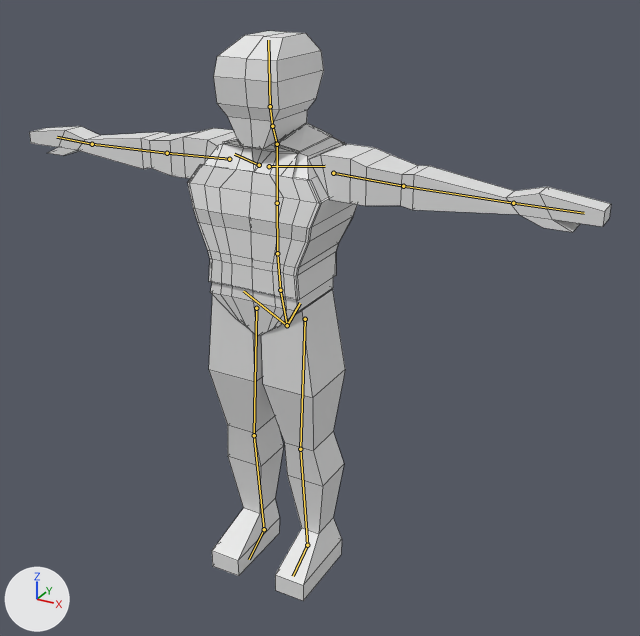
Renders of the Blender file blender files/player_man.blend from each side of a commit.
Both versions are drawn from a camera (50 mm lens) standing at (2.26, -3.66, 3.45) and looking at (0.18, 0.12, 1.56). Every picture has the same lights, and +X, +Y and +Z are marked at lower left. The bones that bend it are drawn over the model as lines. Mesh edges are drawn as thin lines.
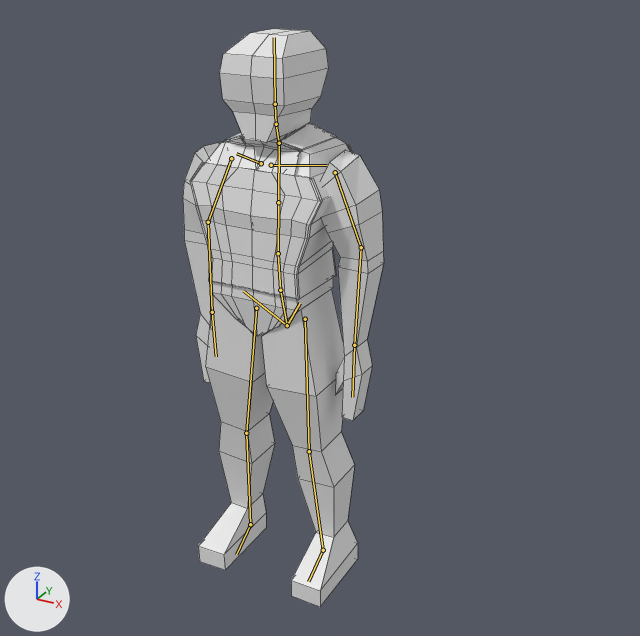
The newer file adds an action. The first version stands in its rest pose; the second is drawn at frame 20 of the action 'metarigAction.001'.

What differs and where, as boxes (x1, y1, x2, y2) in the pictures (640 x 636 px):
'Cube', posed (65% narrower): before (29, 123, 611, 601); after (183, 123, 384, 607)
'Cube.001', posed: before (214, 31, 324, 149); after (220, 29, 329, 142)
bone 'spine.001', root to tip: before (280, 290) to (277, 253); after (280, 290) to (278, 253)
bone 'spine.004', root to tip: before (277, 144) to (272, 126); after (279, 143) to (276, 124)
bone 'spine.006', root to tip: before (270, 106) to (268, 40); after (275, 104) to (274, 37)
bone 'upper_arm.L', root to tip: before (333, 173) to (403, 186); after (335, 172) to (361, 247)
bone 'forearm.L', root to tip: before (403, 186) to (513, 203); after (361, 247) to (354, 345)
bone 'upper_arm.R', root to tip: before (229, 159) to (167, 153); after (231, 158) to (208, 222)
bone 'forearm.R', root to tip: before (167, 153) to (92, 144); after (208, 222) to (212, 312)
bone 'thigh.L', root to tip: before (305, 319) to (300, 449); after (305, 319) to (309, 451)
bone 'foot.L', root to tip: before (307, 545) to (293, 576); after (323, 550) to (308, 581)
bone 'thigh.R', root to tip: before (256, 308) to (254, 435); after (256, 308) to (246, 433)
bone 'foot.R', root to tip: before (264, 529) to (249, 559); after (250, 524) to (236, 554)

The change, as a diff of the scene's bpy script:
```diff
--- a/blender files/player_man.blend.py
+++ b/blender files/player_man.blend.py
@@ bone_spine_001 @@
 bone_spine_001 = bpy.data.objects['metarig'].pose.bones['spine.001']  # child of 'spine'
-bone_spine_001.rotation_quaternion = (1.0, 0.0, 0.0, 0.0)  # degrees (0, 0, 0)
+bone_spine_001.rotation_quaternion = (1.0, -0.014, 0.0, 0.0)  # degrees (-2, 0, 0)
@@ bone_spine_004 @@
 bone_spine_004 = bpy.data.objects['metarig'].pose.bones['spine.004']  # child of 'spine.003'
-bone_spine_004.rotation_quaternion = (1.0, 0.0, 0.0, 0.0)  # degrees (0, 0, 0)
+bone_spine_004.rotation_quaternion = (0.999, -0.053, 0.0, 0.0)  # degrees (-6, 0, 0)
@@ bone_spine_006 @@
 bone_spine_006 = bpy.data.objects['metarig'].pose.bones['spine.006']  # child of 'spine.005'
-bone_spine_006.rotation_quaternion = (1.0, 0.0, 0.0, 0.0)  # degrees (0, 0, 0)
+bone_spine_006.rotation_quaternion = (0.998, 0.065, 0.0, 0.0)  # degrees (7, 0, 0)
@@ bone_upper_arm_l @@
 bone_upper_arm_l = bpy.data.objects['metarig'].pose.bones['upper_arm.L']  # child of 'shoulder.L'
-bone_upper_arm_l.rotation_quaternion = (1.0, 0.0, 0.0, 0.0)  # degrees (0, 0, 0)
+bone_upper_arm_l.rotation_quaternion = (0.85, 0.059, -0.036, -0.522)  # degrees (8, 0, -63)
@@ bone_forearm_l @@
 bone_forearm_l = bpy.data.objects['metarig'].pose.bones['forearm.L']  # child of 'upper_arm.L'
-bone_forearm_l.rotation_quaternion = (1.0, 0.0, 0.0, 0.0)  # degrees (0, 0, 0)
+bone_forearm_l.rotation_quaternion = (0.972, -0.023, -0.003, -0.236)  # degrees (-2, -1, -27)
@@ bone_upper_arm_r @@
 bone_upper_arm_r = bpy.data.objects['metarig'].pose.bones['upper_arm.R']  # child of 'shoulder.R'
-bone_upper_arm_r.rotation_quaternion = (1.0, 0.0, 0.0, 0.0)  # degrees (0, 0, 0)
+bone_upper_arm_r.rotation_quaternion = (0.834, 0.062, 0.037, 0.546)  # degrees (8, 0, 66)
@@ bone_forearm_r @@
 bone_forearm_r = bpy.data.objects['metarig'].pose.bones['forearm.R']  # child of 'upper_arm.R'
-bone_forearm_r.rotation_quaternion = (1.0, 0.0, 0.0, 0.0)  # degrees (0, 0, 0)
+bone_forearm_r.rotation_quaternion = (0.979, -0.02, 0.003, 0.205)  # degrees (-2, 1, 24)
@@ bone_thigh_l @@
 bone_thigh_l = bpy.data.objects['metarig'].pose.bones['thigh.L']  # child of 'spine'
-bone_thigh_l.rotation_quaternion = (1.0, 0.0, 0.0, 0.0)  # degrees (0, 0, 0)
+bone_thigh_l.rotation_quaternion = (0.999, 0.0, 0.003, -0.036)  # degrees (0, 0, -4)
@@ bone_foot_l @@
 bone_foot_l = bpy.data.objects['metarig'].pose.bones['foot.L']  # child of 'shin.L'
-bone_foot_l.rotation_quaternion = (1.0, 0.0, 0.0, 0.0)  # degrees (0, 0, 0)
+bone_foot_l.rotation_quaternion = (0.999, 0.0, -0.037, 0.023)  # degrees (0, -4, 3)
@@ bone_thigh_r @@
 bone_thigh_r = bpy.data.objects['metarig'].pose.bones['thigh.R']  # child of 'spine'
-bone_thigh_r.rotation_quaternion = (1.0, 0.0, 0.0, 0.0)  # degrees (0, 0, 0)
+bone_thigh_r.rotation_quaternion = (0.999, 0.0, -0.003, 0.033)  # degrees (0, 0, 4)
@@ bone_foot_r @@
 bone_foot_r = bpy.data.objects['metarig'].pose.bones['foot.R']  # child of 'shin.R'
-bone_foot_r.rotation_quaternion = (1.0, 0.0, 0.0, 0.0)  # degrees (0, 0, 0)
+bone_foot_r.rotation_quaternion = (0.998, 0.0, 0.053, -0.033)  # degrees (0, 6, -4)
```
